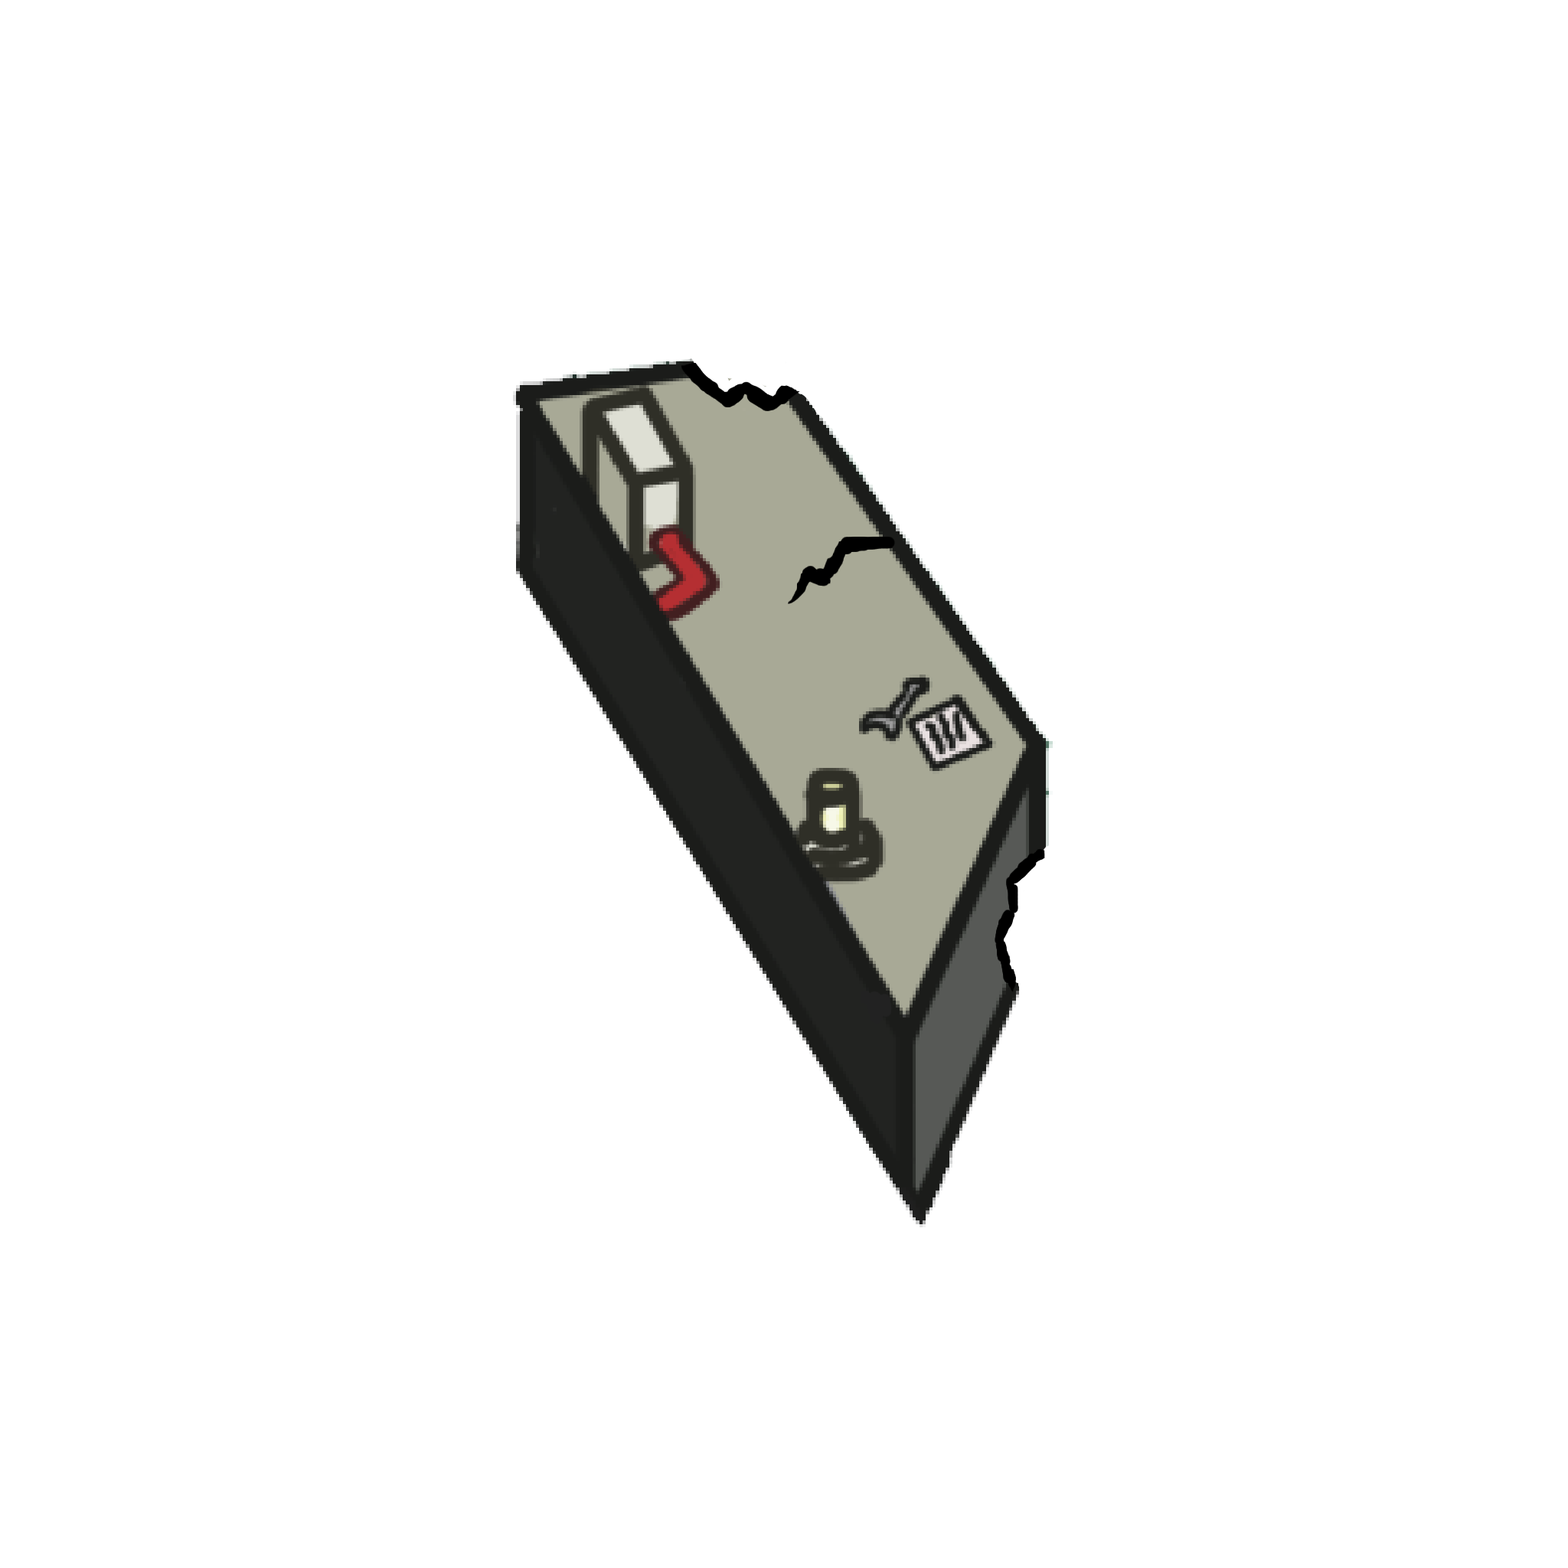
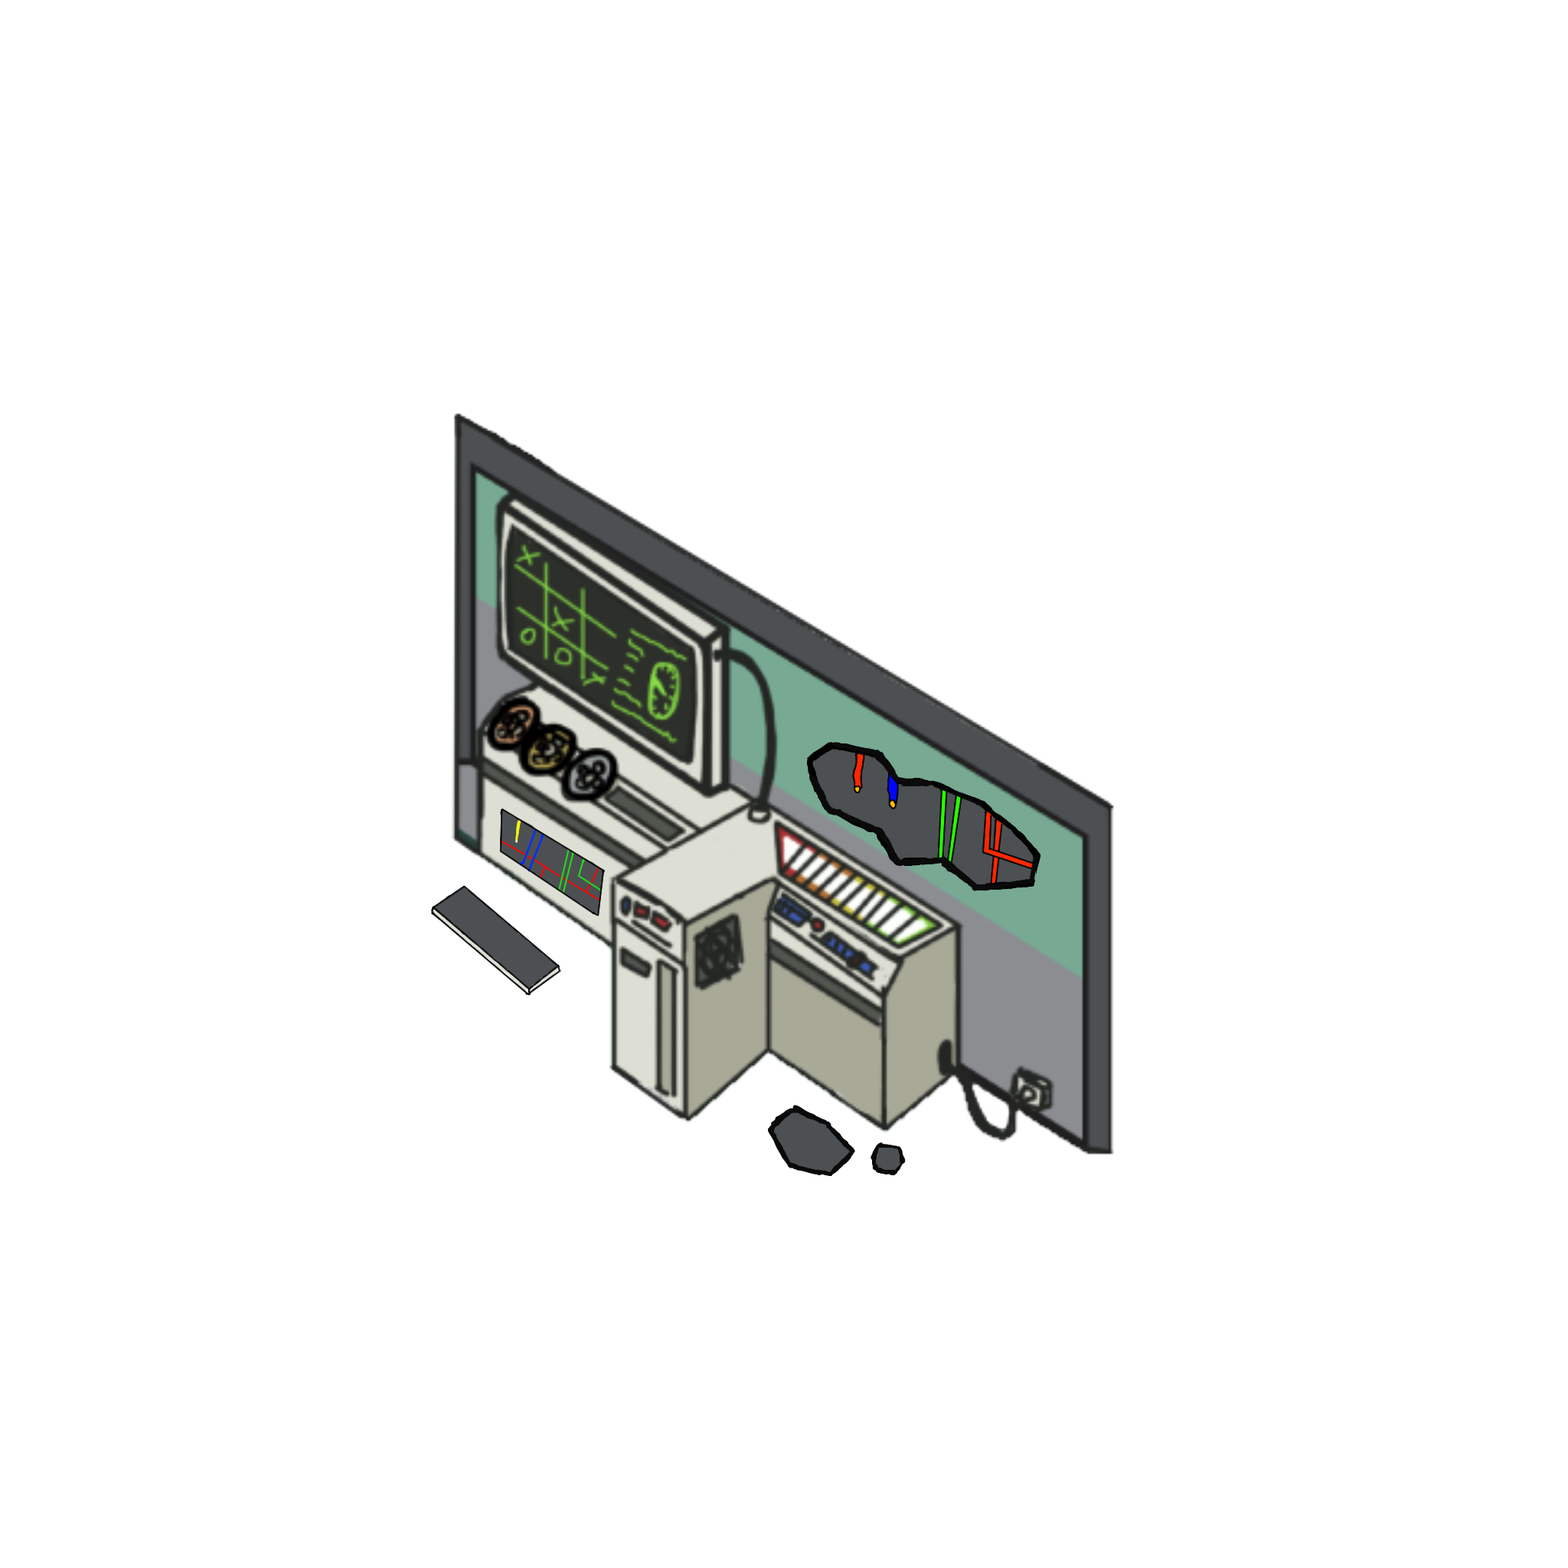
Layers edited between the first and the second 1568px x 1568px image:
hid group "PipeTable" (3 layers) over [512, 358, 1056, 1228]
showed group "ValveBoard" (6 layers) over [431, 409, 1117, 1177]
added group "Hole" (1st of 2, in "SteamConsole" › "ValveBoard") with 3 layers in group "ValveBoard" over [431, 741, 1042, 1177]
added layer "Outline" (2nd of 5, in "SteamConsole" › "ValveBoard" › "Hole") in group "Hole" over [431, 741, 1042, 1177]
added layer "Cables" in group "Hole" over [499, 750, 1036, 901]
added layer "BackGround" (2nd of 3, in "SteamConsole" › "ValveBoard" › "Hole") in group "Hole" over [431, 741, 1037, 1173]